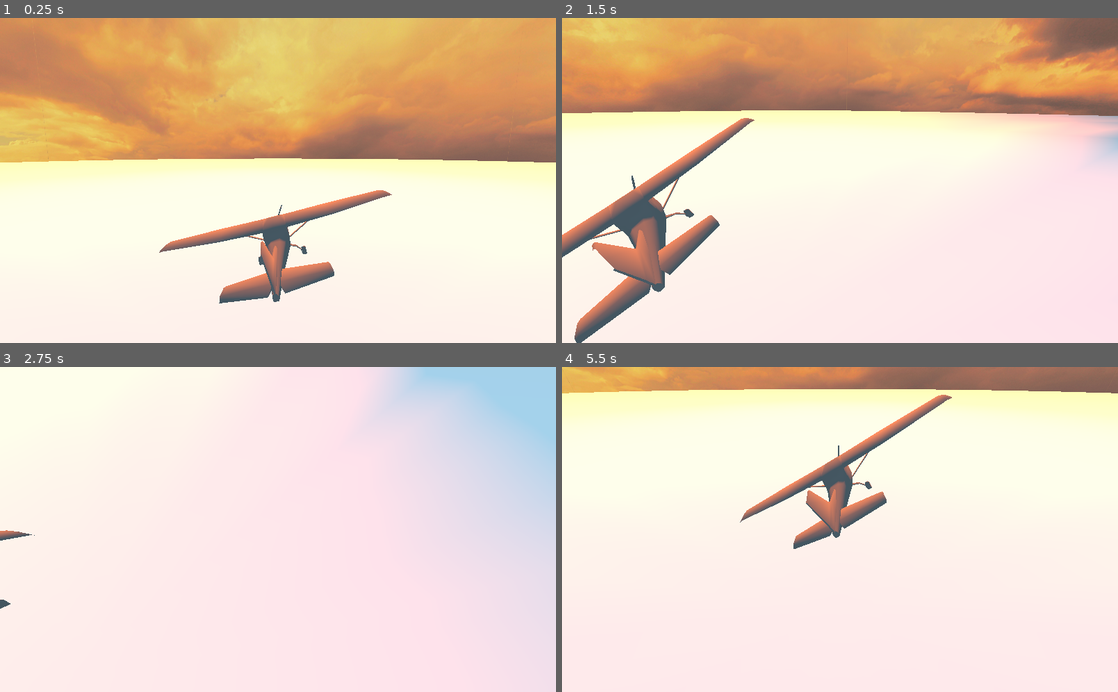
Above: before the commit, frames 1-4 (two rows, left to right).
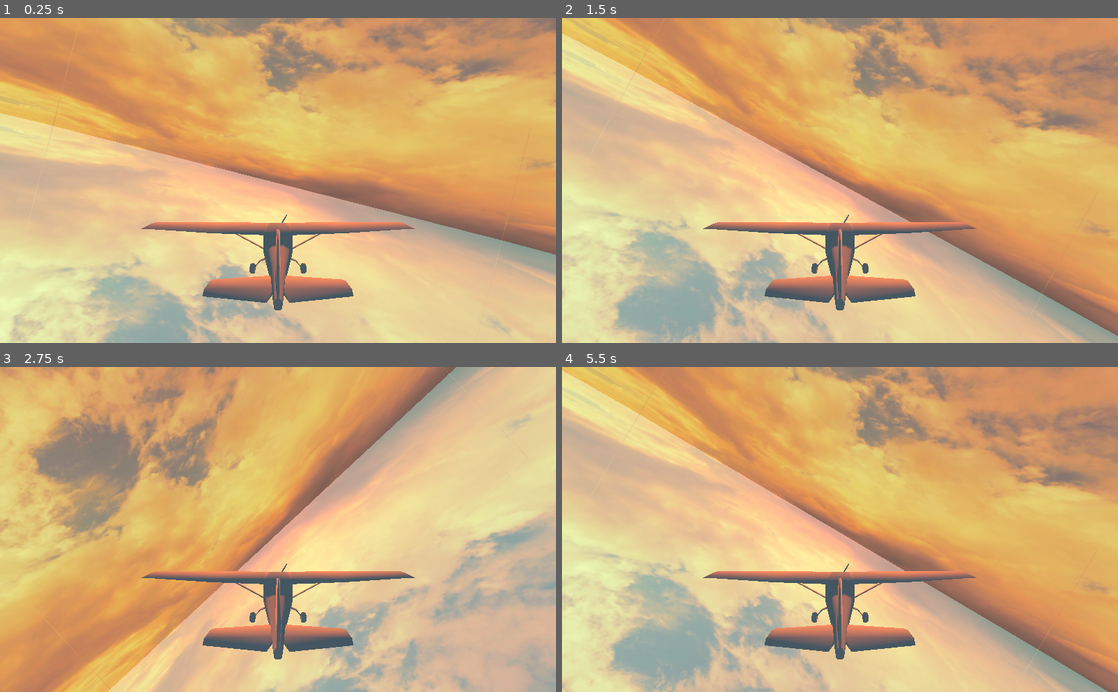
Above: after the commit, the same moments.

Repository: RichoM/SunsetFlight
Game: Godot game, scene res://main.tscn
Same seed, same stepped clock (60 frames per second), same inputs: the game is played once before the commit and once after it.
Inputs:
- Up to frame 1 (0.25 s): no input
- Up to frame 2 (1.5 s): hold Right (ui_right) 0.53-1.28 s; hold Down (ui_down) from 1.28 s (still down)
- Up to frame 3 (2.75 s): release Down (ui_down) at 2.03 s; hold Right (ui_right) from 2.03 s (still down)
- Up to frame 4 (5.5 s): release Right (ui_right) at 2.78 s; hold Up (ui_up) 2.78-3.53 s; hold Left (ui_left) 3.53-5.03 s; hold Down (ui_down) from 5.03 s (still down)

The runs differ from the first frame. In frame 1, 81% of the frame differs, in the area x 0-100%, y 0-100%; in frame 2, 92%; in frame 3, 100%; in frame 4, 98%.

Commit message:
Moved the camera into the airplane scene

Diff:
--- a/airplane.tscn
+++ b/airplane.tscn
@@ -10,3 +10,6 @@
 transform = Transform( 1, 0, 0, 0, 1, 0, 0, 0, 1, 0, -0.0131214, 0 )
 mesh = ExtResource( 1 )
 material/0 = null
+
+[node name="Camera" type="Camera" parent="."]
+transform = Transform( -1, 0, -3.25841e-07, 0, 1, 0, 3.25841e-07, 0, -1, 0, 0.0325381, -0.122989 )
--- a/main.tscn
+++ b/main.tscn
@@ -2,7 +2,6 @@
 
 [ext_resource path="res://airplane.tscn" type="PackedScene" id=1]
 [ext_resource path="res://assets/simple_skybox/Skybox.tscn" type="PackedScene" id=2]
-[ext_resource path="res://keyboard.gd" type="Script" id=3]
 [ext_resource path="res://cloudy/yellowcloud_up.jpg" type="Texture" id=4]
 [ext_resource path="res://cloudy/yellowcloud_ft.jpg" type="Texture" id=5]
 [ext_resource path="res://cloudy/yellowcloud_rt.jpg" type="Texture" id=6]
@@ -10,16 +9,18 @@
 [ext_resource path="res://cloudy/yellowcloud_dn.jpg" type="Texture" id=8]
 [ext_resource path="res://cloudy/yellowcloud_bk.jpg" type="Texture" id=9]
 
-[sub_resource type="SphereMesh" id=1]
+[sub_resource type="PlaneMesh" id=1]
+
+[sub_resource type="SpatialMaterial" id=2]
+flags_transparent = true
+params_blend_mode = 1
+albedo_color = Color( 0, 0.858824, 1, 1 )
+metallic = 1.0
 
 [node name="Main" type="Spatial"]
 
 [node name="airplane" parent="." instance=ExtResource( 1 )]
-transform = Transform( 1, 0, 0, 0, 1, 0, 0, 0, 1, 0, 0.481463, 0 )
-
-[node name="Camera" type="Camera" parent="."]
-transform = Transform( -1, 1.42109e-13, 3.25842e-07, 3.82986e-08, 0.993069, 0.117537, -3.23583e-07, 0.117537, -0.993069, 0, 0.528834, -0.134703 )
-script = ExtResource( 3 )
+transform = Transform( 1, 0, 0, 0, 1, 0, 0, 0, 1, 0, 0.502445, 0 )
 
 [node name="sun" type="DirectionalLight" parent="."]
 transform = Transform( 1, 0, 0, 0, 0.979491, 0.201488, 0, -0.201488, 0.979491, 0, 1.37825, 0.78892 )
@@ -29,7 +30,7 @@
 directional_shadow_mode = 0
 
 [node name="Skybox" parent="." instance=ExtResource( 2 )]
-transform = Transform( 2, 0, 0, 0, 2, 0, 0, 0, 2, 0, 0, 0 )
+transform = Transform( 10, 0, 0, 0, 5, 0, 0, 0, 10, 0, 0, 0 )
 TextureFront = ExtResource( 6 )
 TextureBack = ExtResource( 7 )
 TextureBottom = ExtResource( 8 )
@@ -38,6 +39,6 @@
 TextureRight = ExtResource( 9 )
 
 [node name="ground" type="MeshInstance" parent="."]
-transform = Transform( 20, 0, 0, 0, 1, 0, 0, 0, 30, 0, -0.638369, 0 )
+transform = Transform( 54, 0, 0, 0, 1, 0, 0, 0, 54, 0, 0.030206, 0 )
 mesh = SubResource( 1 )
-material/0 = null
+material/0 = SubResource( 2 )
